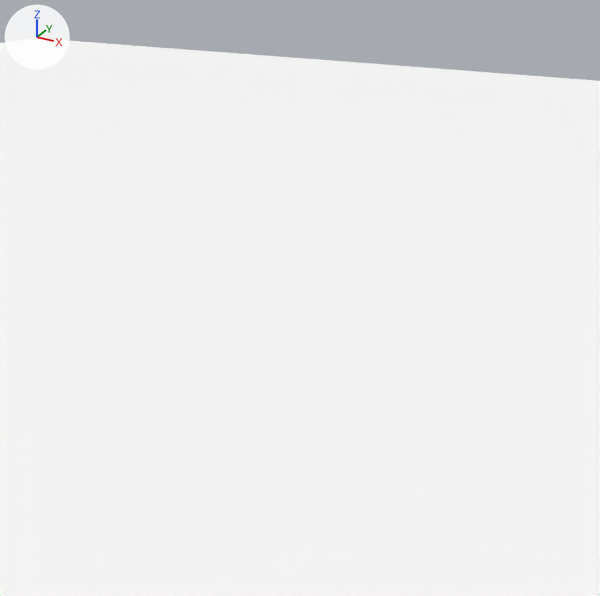
Two versions of the Blender file demo/galileo/assets/world.blend, one commit apart.
The view is the same before and after, from a 50 mm camera at (-10.95, 11.31, 2.59) aimed at (-11.96, 13.15, 1.67). The axes (+X, +Y, +Z) are drawn at upper left. The lights are the same throughout.

The scene before the commit, as lines of its bpy script (objects in view):
```python
me_cube_001 = bpy.data.meshes.new('Cube.001')
me_cube_001.from_pydata(...)  # 26 vertices, 24 faces; spans x -25.0..25.0, y -25.0..25.0, z -0.5..5.3
me_cube_001.materials.append(mat_material_002)  # white #ffffff
ob_cube = bpy.data.objects.new('Cube', me_cube_001)
ob_cube.location = (0.0, 0.0, 0.0)
```
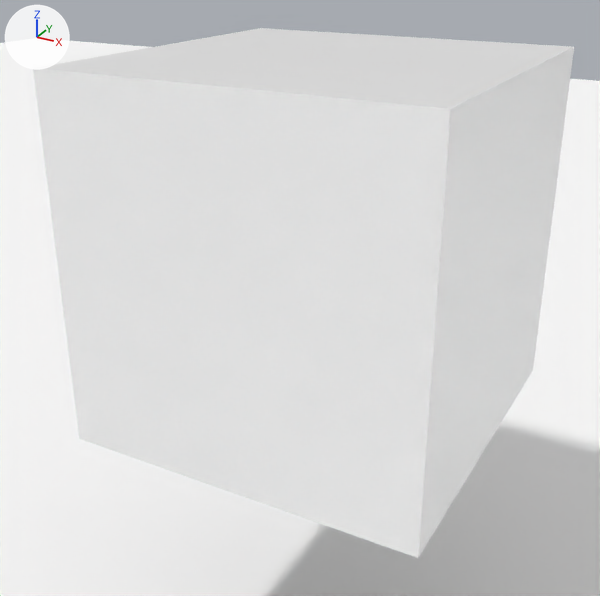
Commit message: galileo: Add spawner cube to the world

Boxes [x1, y1, x2, y2] around the edits, measured in the pictures (600 x 596 px):
'Spawn', added: after [33, 28, 574, 558]
'Cube', unchanged, covered by the edit: [0, 38, 600, 596] in both

The change in detail:
Mesh me_cube is new.
It is a box spanning x -0.5..0.5, y -0.5..0.5, z -0.5..0.5.
Object 'Spawn' (ob_spawn) is new; it shows me_cube.
Its location is (-11.926, 13.229, 1.801).
